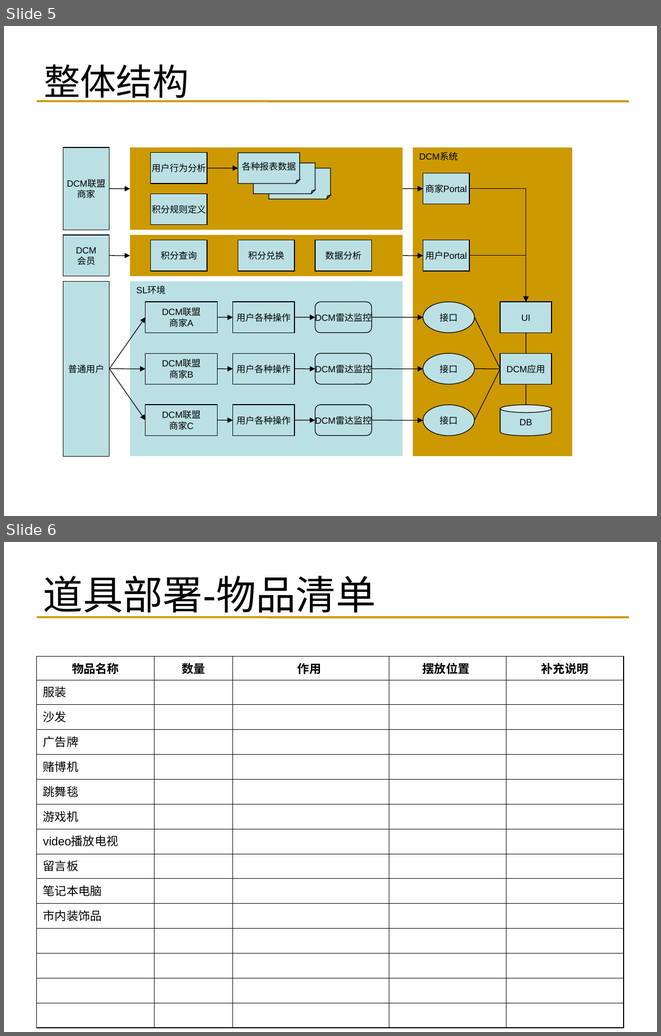
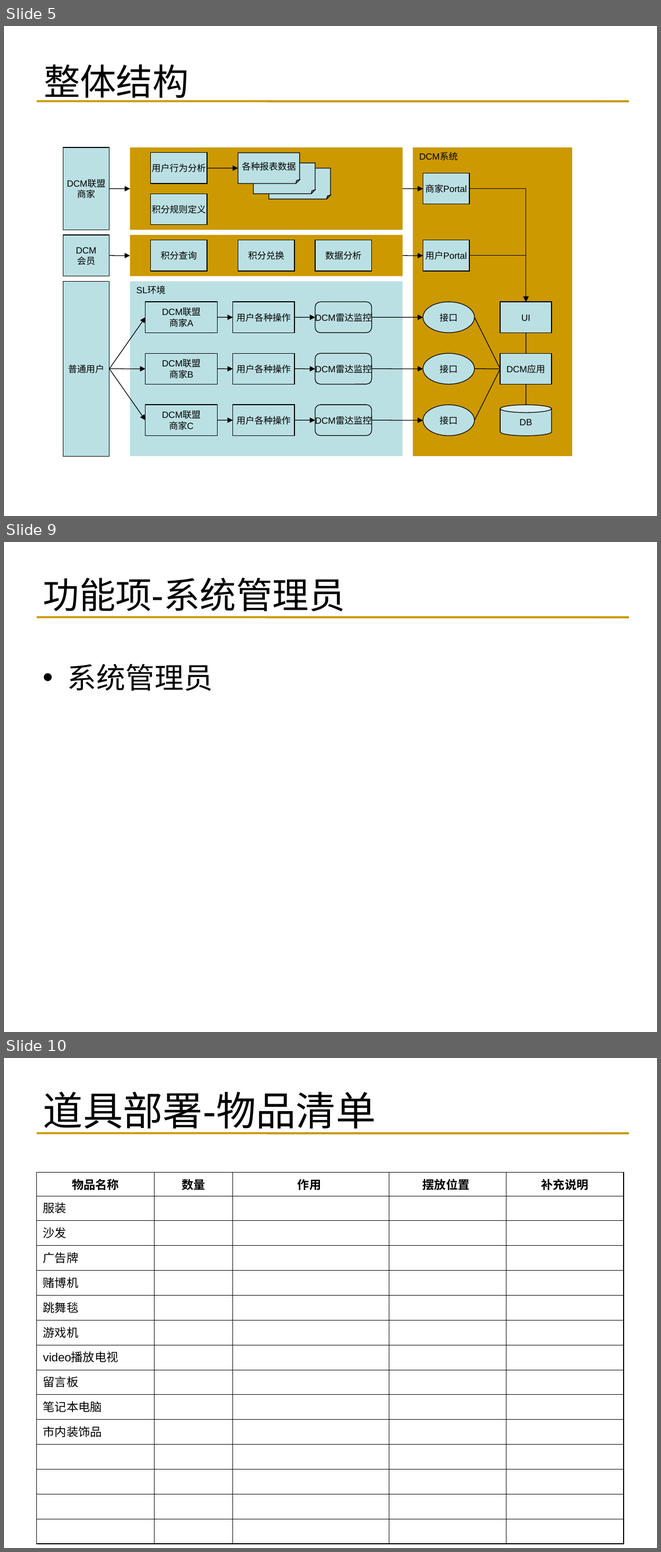
Before and after one commit to reetssydney/dcm, a slide deck: trunk/Second Life需求_张亮.ppt. Shown one above the other, each under a label of ours: slides 5 and 6 before the commit, slides 5, 9 and 10 after it; the slides between them are not shown. The pictures are 661x1036 and 661x1552 pixels, drawn with LibreOffice and Linux fonts; fonts in the diff are those of the drawing. Boxes give left, top, right and bottom in pixels: in the first picture for what was removed or moved away, otherwise in the second. Text is boxed around its words. In the diff, an @@ line names an element or a change of style, - is before the commit and + after.

```diff
--- a/trunk/Second Life需求_张亮.ppt
+++ b/trunk/Second Life需求_张亮.ppt
@@ slide 9 added at (4,542,657,1032), background #FFFFFF; not listed: 1 template element that a slide beside it also shows @@
@@ title added at (43,578,345,617), 40 pt, text #000000 @@
+功能项-系统管理员
@@ text added at (68,664,213,691), 32 pt, text #000000 @@
+• 系统管理员
@@ what was slide 6 is now slide 10 @@
```
Also in this commit, not shown: 1 slide changed, 3 other slides added.
